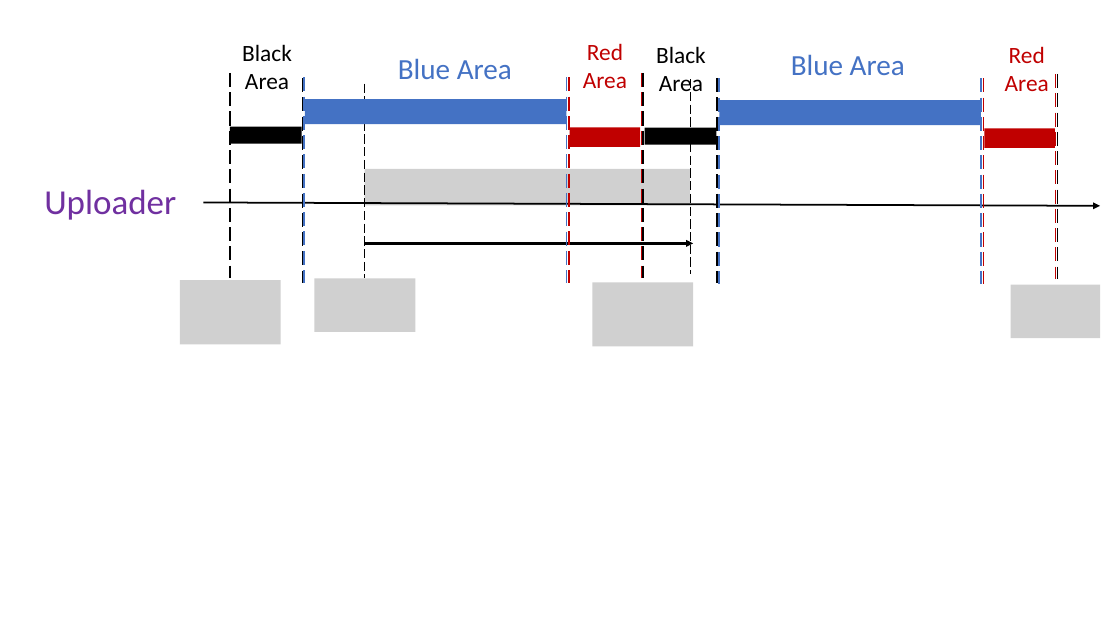
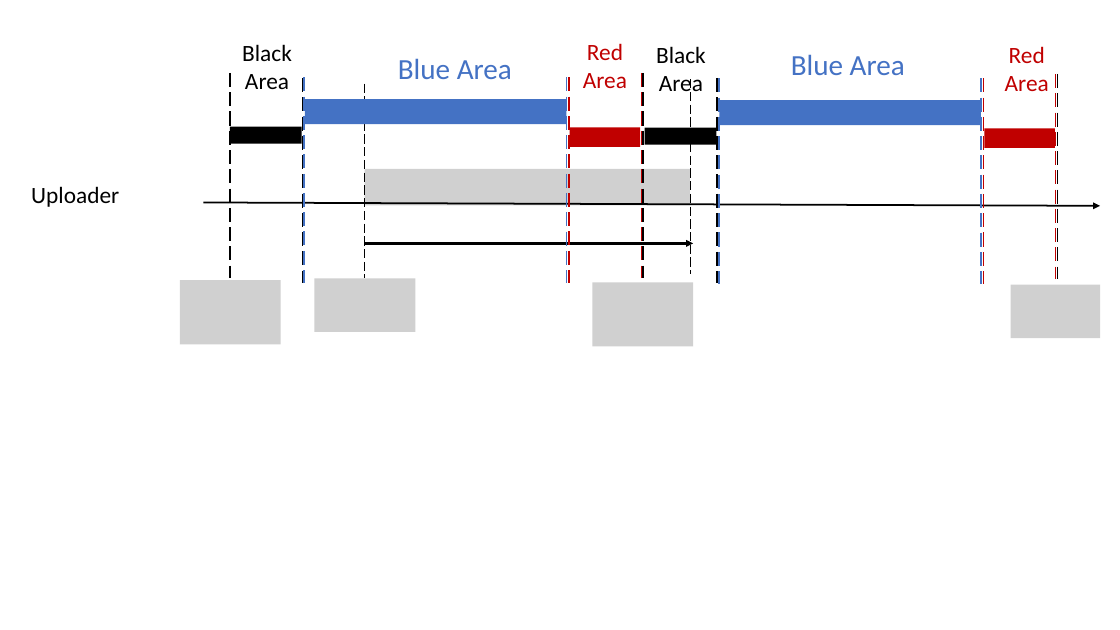
Before and after one commit to williamzheng0711/online-cdf-streaming, a slide deck: slide 2 of ESTR4999_Notes/frame_sending_scheme.pptx. Drawn at 1120x630 pixels with LibreOffice and Linux fonts; fonts in the diff are those of the drawing; grey boxes stand for pictures. Boxes give left, top, right and bottom in pixels: in the first picture for what was removed or moved away, otherwise in the second. Text is boxed around its words. In the diff, an @@ line names an element or a change of style, - is before the commit and + after.

```diff
--- a/ESTR4999_Notes/frame_sending_scheme.pptx
+++ b/ESTR4999_Notes/frame_sending_scheme.pptx
@@ text "Uploader" at (31, 186, 119, 207): size 30 to 20 pt, text colour #7030A0 to #000000 @@
```
Also in this commit, not shown: 1 slide added, 3 other files.
